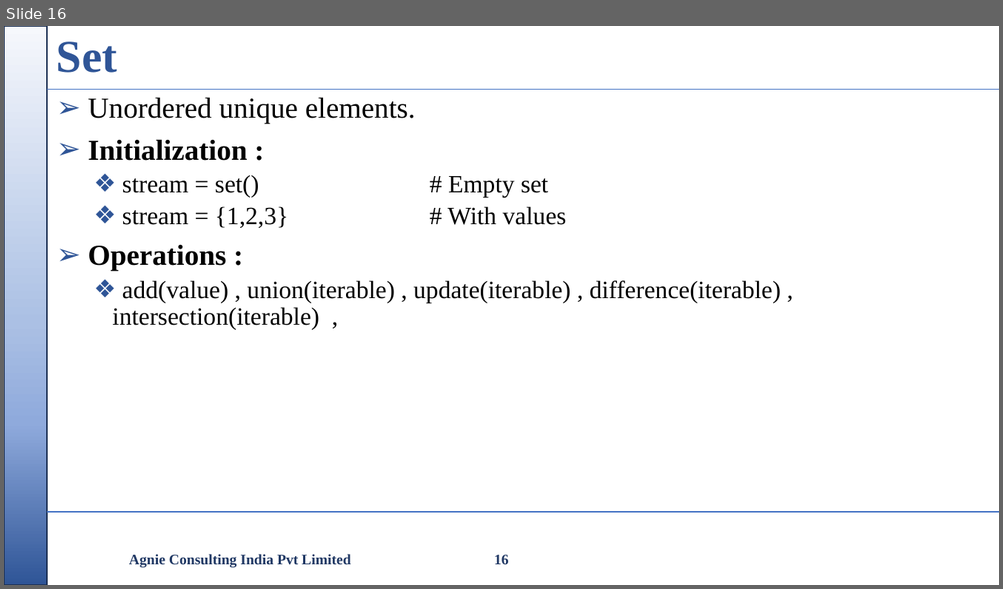
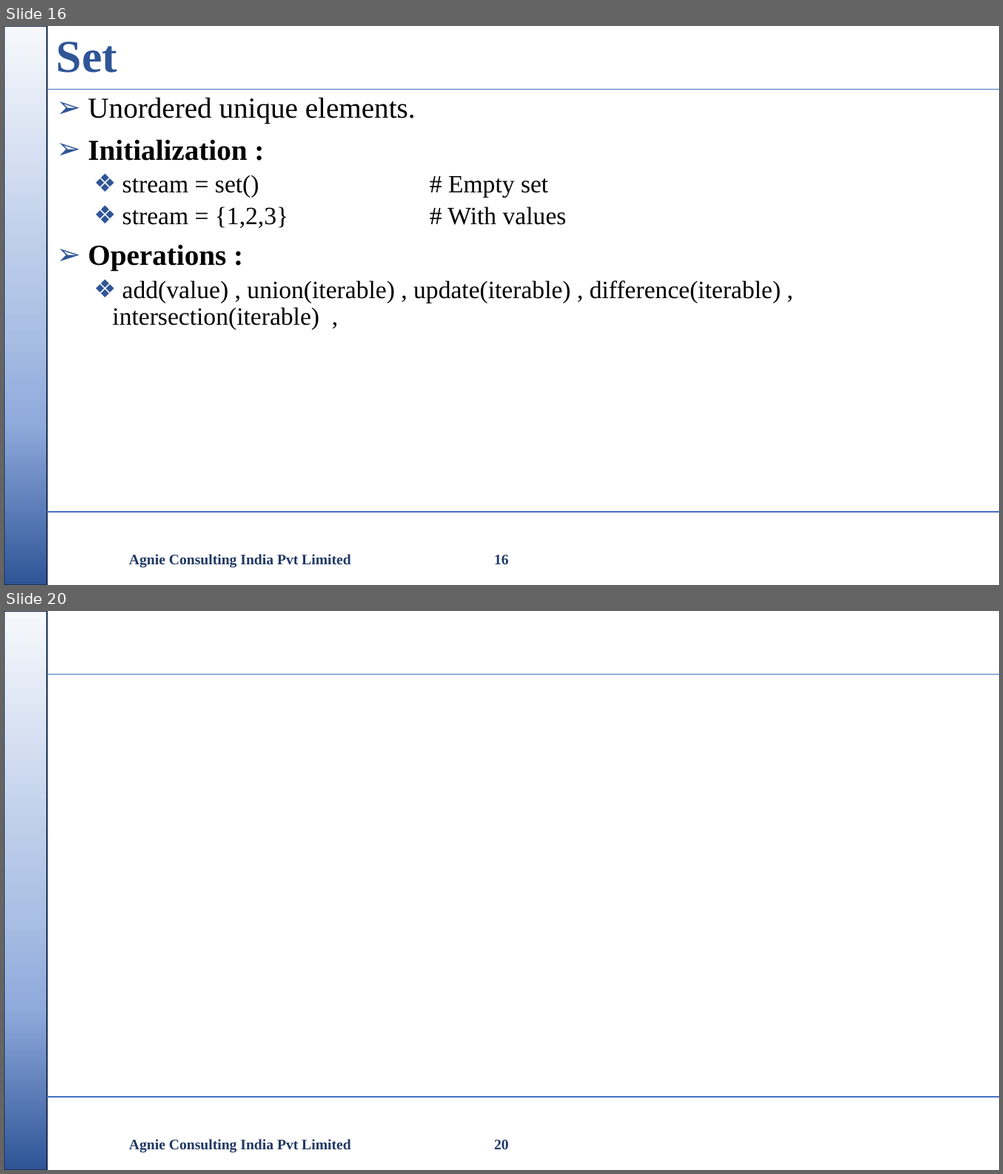
Before and after one commit to nikishdaniel1-del/Python-Cls, a slide deck: python class/Python Class.pptx. Shown one above the other, each under a label of ours: slide 16 before the commit, slides 16 and 20 after it; the slides between them are not shown. The pictures are 1003x589 and 1003x1174 pixels, drawn with LibreOffice and Linux fonts; fonts in the diff are those of the drawing; background and template pictures are left out. Boxes give left, top, right and bottom in pixels: in the first picture for what was removed or moved away, otherwise in the second. Text is boxed around its words. In the diff, an @@ line names an element or a change of style, - is before the commit and + after.

```diff
--- a/python class/Python Class.pptx
+++ b/python class/Python Class.pptx
@@ slide 20 added at [4,611,999,1170], background #FFFFFF; not listed: 3 template elements that a slide beside it also shows @@
@@ text added at [129,1139,350,1153], 14 pt, text #203864, bold @@
+Agnie Consulting India Pvt Limited
@@ page number added at [494,1140,509,1150], 14 pt, text #203864, bold @@
+20
```
Also in this commit, not shown: 1 slide changed, 2 other slides added, 3 other files.
